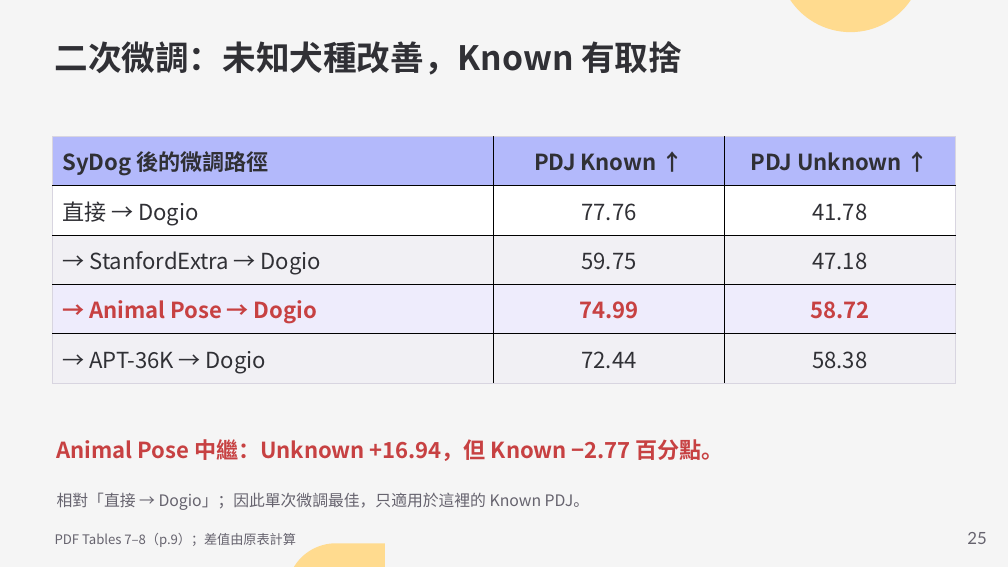
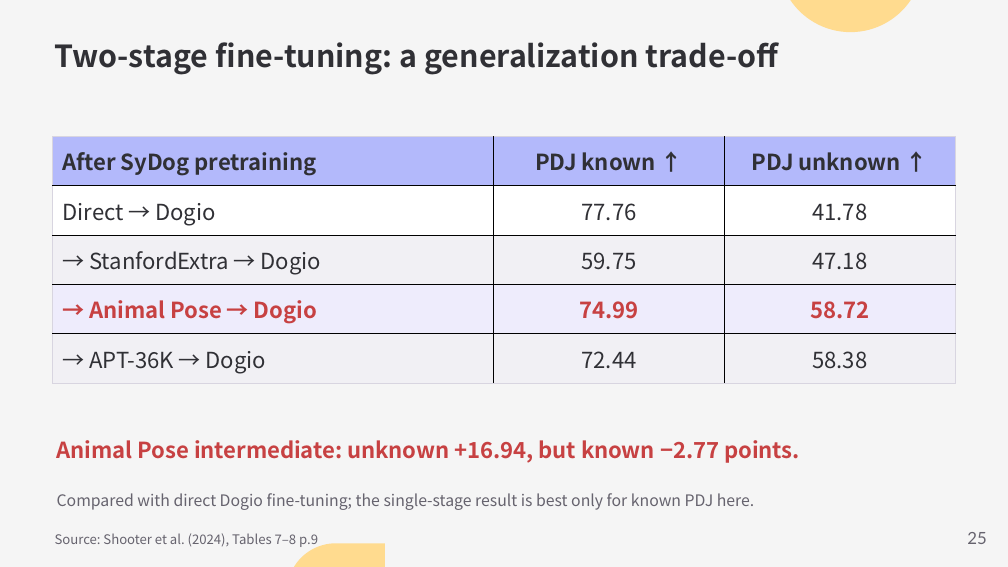
Before and after one commit to Funji713/presentation-design-pro, a slide deck: slide 25 of examples/sydog-video/SyDog-Video.pptx. Drawn at 1008x567 pixels with LibreOffice and Linux fonts; fonts in the diff are those of the drawing. Boxes give left, top, right and bottom in pixels: in the first picture for what was removed or moved away, otherwise in the second. Text is boxed around its words. In the diff, an @@ line names an element or a change of style, - is before the commit and + after.

```diff
--- a/examples/sydog-video/SyDog-Video.pptx
+++ b/examples/sydog-video/SyDog-Video.pptx
@@ text at (55,42,779,75): text changed; size 24 to 21.8 pt @@
-二次微調：未知犬種改善，Known 有取捨
+Two-stage fine-tuning: a generalization trade-off
@@ table at (52,136,956,383) @@
-row 1: SyDog 後的微調路徑 | PDJ Known ↑ | PDJ Unknown ↑
+row 1: After SyDog pretraining | PDJ known ↑ | PDJ unknown ↑
-row 2, column 1: 直接 → Dogio
+row 2, column 1: Direct → Dogio
@@ text at (57,440,800,463): text changed @@
-Animal Pose 中繼：Unknown +16.94，但 Known −2.77 百分點。
+Animal Pose intermediate: unknown +16.94, but known −2.77 points.
@@ text at (57,493,754,510): text changed @@
-相對「直接 → Dogio」；因此單次微調最佳，只適用於這裡的 Known PDJ。
+Compared with direct Dogio fine-tuning; the single-stage result is best only for known PDJ here.
@@ text at (55,533,318,548): text changed @@
-PDF Tables 7–8（p.9）；差值由原表計算
+Source: Shooter et al. (2024), Tables 7–8 p.9
```
Also in this commit, not shown: 21 other slides changed, 9 slides added, 9 slides removed, 5 other files.
